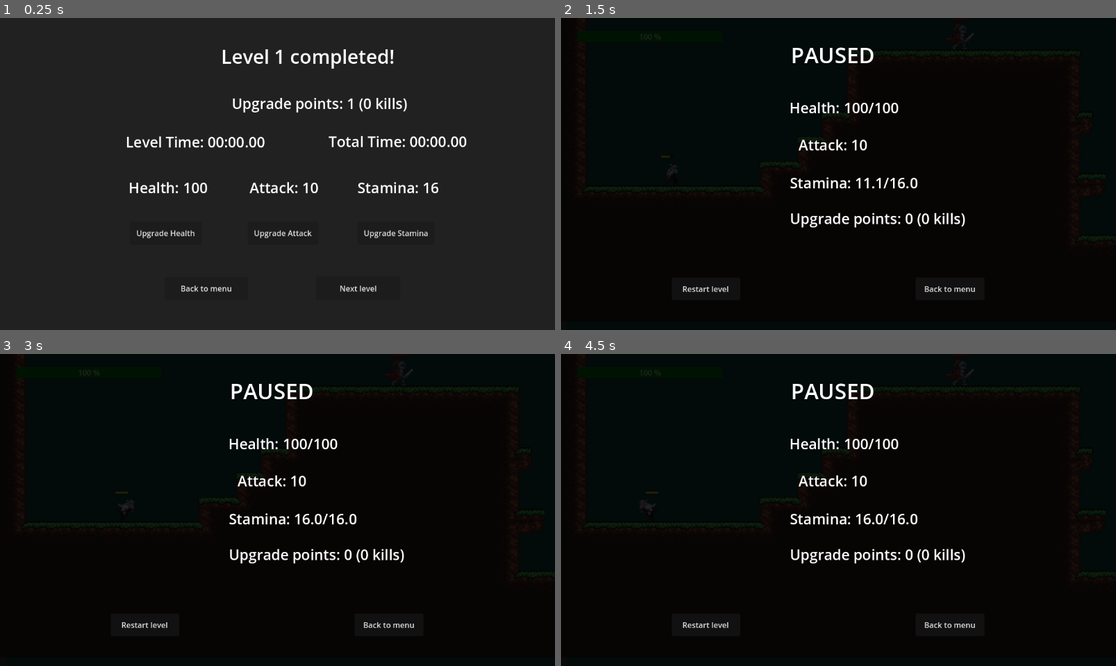
Above: before the commit, frames 1-4 (two rows, left to right).
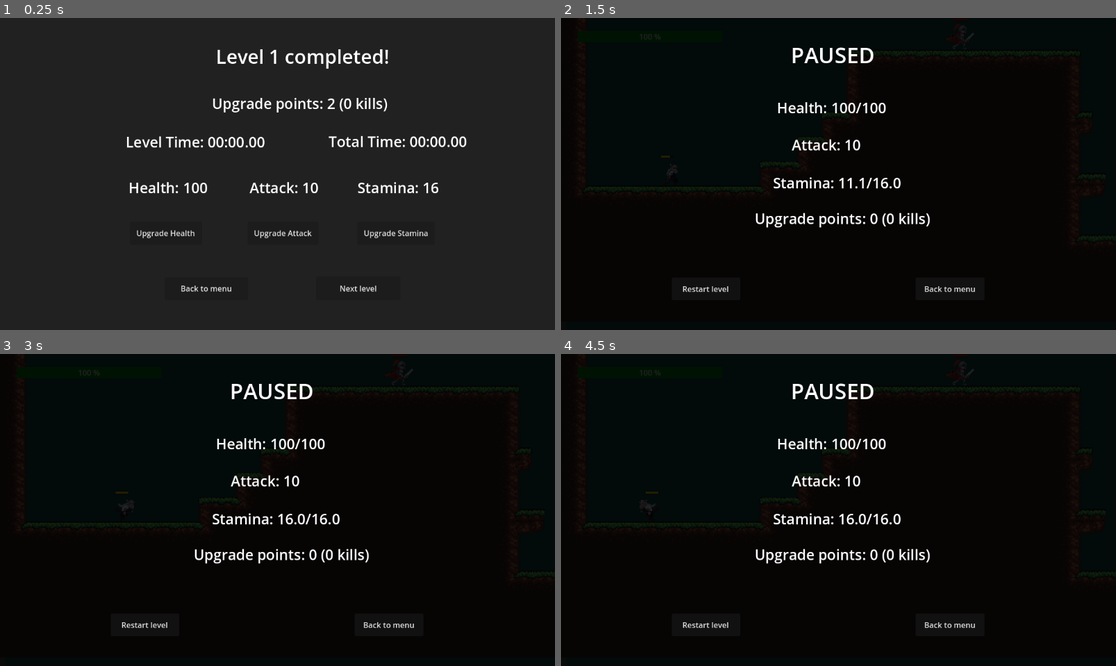
Above: after the commit, the same moments.

Repository: lukaszavadil1/AK8POGame
Game: Godot game, scene res://Scenes/UpgradeScreen.tscn
Same seed, same stepped clock (60 frames per second), same inputs: the game is played once before the commit and once after it. This scene is started directly instead of the project's main scene. Sound files missing from this copy of the repository are replaced by a short silence.
Inputs:
- Up to frame 1 (0.25 s): no input
- Up to frame 2 (1.5 s): click "Next level" at 0.5 s; tap Enter at 1.25 s; hold Right (ui_right) from 1.28 s (still down); tap P at 1.35 s
- Up to frame 3 (3 s): tap Space (ui_accept) at 1.52 s; release Right (ui_right) at 2 s; click "Restart level" at 2 s; hold Right (ui_right) from 2.78 s (still down); tap P at 2.85 s
- Up to frame 4 (4.5 s): tap Space (ui_accept) at 3.02 s; release Right (ui_right) at 3.5 s; click "Restart level" at 3.5 s; hold Left (ui_left) from 4.28 s (still down); tap P at 4.35 s

The runs differ from the first frame. In frame 1, 1.5% of the frame differs, in the area x 38-74%, y 10-31%; in frame 2, 2.1%, in the area x 35-73%, y 26-68%; in frame 3, 2.1%; in frame 4, 2.1%.

Commit message:
Updated pause and upgrade scene layout + minor changes

Diff:
--- a/src/Enemies/boss.gd
+++ b/src/Enemies/boss.gd
@@ -126,5 +126,3 @@
 	PlayerState.add_points(points_on_death)
 	PlayerState.kill_count += 1
 	queue_free()
-	await get_tree().process_frame
-	get_tree().change_scene_to_file("res://Scenes/GameOverScreen.tscn")
--- a/src/Scenes/PauseScreen.tscn
+++ b/src/Scenes/PauseScreen.tscn
@@ -38,36 +38,36 @@
 
 [node name="Health" type="Label" parent="ColorRect"]
 layout_mode = 0
-offset_left = 474.0
+offset_left = 448.0
 offset_top = 165.0
-offset_right = 654.0
+offset_right = 628.0
 offset_bottom = 217.0
 theme_override_font_sizes/font_size = 30
 horizontal_alignment = 1
 
 [node name="Attack" type="Label" parent="ColorRect"]
 layout_mode = 0
-offset_left = 475.0
+offset_left = 461.0
 offset_top = 242.0
-offset_right = 655.0
+offset_right = 641.0
 offset_bottom = 294.0
 theme_override_font_sizes/font_size = 30
 horizontal_alignment = 1
 
 [node name="Stamina" type="Label" parent="ColorRect"]
 layout_mode = 0
-offset_left = 475.0
+offset_left = 440.0
 offset_top = 321.0
-offset_right = 654.0
+offset_right = 619.0
 offset_bottom = 371.0
 theme_override_font_sizes/font_size = 30
 horizontal_alignment = 1
 
 [node name="UpgradePoints" type="Label" parent="ColorRect"]
 layout_mode = 0
-offset_left = 475.0
+offset_left = 402.0
 offset_top = 395.0
-offset_right = 654.0
+offset_right = 581.0
 offset_bottom = 445.0
 theme_override_font_sizes/font_size = 30
 horizontal_alignment = 1
--- a/src/Scenes/UpgradeScreen.tscn
+++ b/src/Scenes/UpgradeScreen.tscn
@@ -11,17 +11,17 @@
 color = Color(0.129558, 0.129558, 0.129558, 1)
 
 [node name="Title" type="Label" parent="."]
-offset_left = 459.0
+offset_left = 448.0
 offset_top = 52.0
-offset_right = 678.0
+offset_right = 667.0
 offset_bottom = 110.0
 theme_override_font_sizes/font_size = 40
 horizontal_alignment = 1
 
 [node name="UpgradePoints" type="Label" parent="."]
-offset_left = 481.0
+offset_left = 440.0
 offset_top = 156.0
-offset_right = 640.0
+offset_right = 599.0
 offset_bottom = 200.0
 theme_override_font_sizes/font_size = 30
 horizontal_alignment = 1
--- a/src/Scenes/upgrade_screen.gd
+++ b/src/Scenes/upgrade_screen.gd
@@ -12,7 +12,7 @@
 @onready var upgrade_stamina_button = $UpgradeStamina
 
 func _ready():
-	PlayerState.upgrade_points += GameState.current_level
+	PlayerState.upgrade_points += 2
 	update_ui()
 	PlayerState.stamina = PlayerState.base_stamina
 	PlayerState.health = PlayerState.base_health
Not shown: 2 places in src/Scenes/Levels/level_1.tscn that only renumber resources
Not shown: 1 places in src/Scenes/Levels/level_2.tscn that only renumber resources
Not shown: 1 places in src/Scenes/Levels/level_3.tscn that only renumber resources
Not shown: 1 places in src/Scenes/Levels/level_4.tscn that only renumber resources
Not shown: 1 places in src/Scenes/Levels/level_5.tscn that only renumber resources
